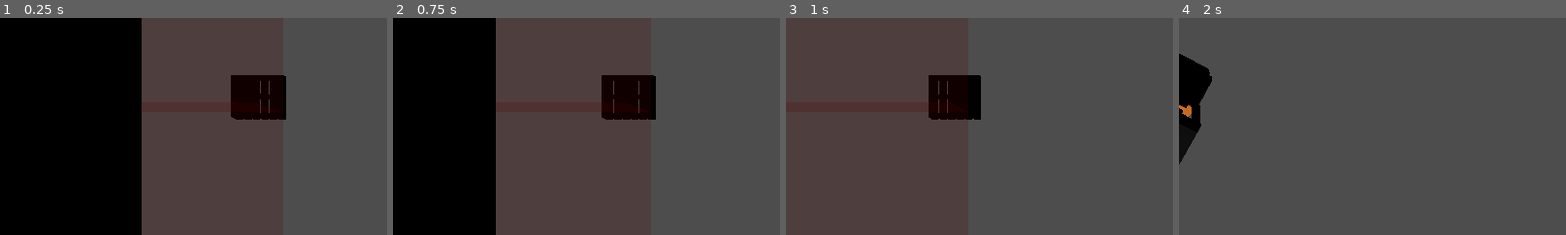
Above: before the commit, frames 1-4 (left to right).
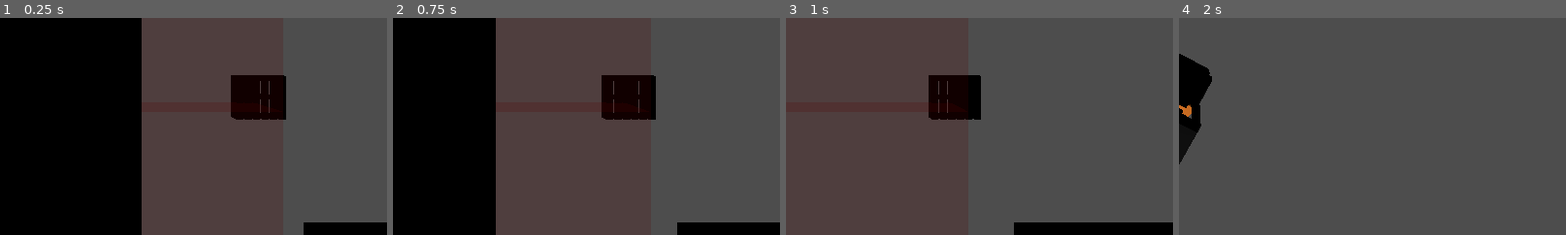
Above: after the commit, the same moments.

Repository: ThomsenK4oss/FactoryTycoon
Game: Godot game, scene res://Scenes/main.tscn
Two runs of this game, one before a commit and one after it. Both use one fixed random seed, a clock stepped at 60 frames per second and the inputs below.
Inputs (mouse positions are % of the whole screen's width and height, from its top left):
- Up to frame 1 (0.25 s): no input
- Up to frame 2 (0.75 s): tap Enter at 0.5 s; move the mouse to (72, 45) at 0.52 s; hold D (right) from 0.53 s (still down); hold Right mouse button (rotate) from 0.53 s (still down)
- Up to frame 3 (1 s): keep holding D (right); keep holding Right mouse button (rotate)
- Up to frame 4 (2 s): move the mouse to (45, 50) at 1.27 s; release D (right) at 1.28 s; release Right mouse button (rotate) at 1.28 s; hold W (up) from 1.28 s (still down); tap Mouse wheel up (zoom_in) at 1.35 s
The pictures show only the part of the screen within x 50-100%, y 50-100%; the shares and areas given below are measured in that part.

The runs differ from the first frame. In frame 1, 1.3% of the frame differs, in the area x 78-100%, y 94-100%; in frame 2, 1.5%; in frame 3, 2.4%, in the area x 58-100%, y 94-100%; in frame 4, nothing differs.

Commit message:
more models

Diff:
--- /dev/null
+++ b/Scenes/floor.tscn
@@ -0,0 +1,12 @@
+[gd_scene load_steps=4 format=3 uid="uid://df3almtlgg1v8"]
+
+[ext_resource type="PackedScene" uid="uid://dlghj02akkn8b" path="res://floor.fbx" id="1_agfsv"]
+[ext_resource type="Texture2D" uid="uid://bbnwyf0aw1t5q" path="res://Gulv.png" id="2_wjf51"]
+
+[sub_resource type="StandardMaterial3D" id="StandardMaterial3D_1fqph"]
+albedo_texture = ExtResource("2_wjf51")
+
+[node name="floor" instance=ExtResource("1_agfsv")]
+
+[node name="Gulv" parent="." index="0"]
+surface_material_override/0 = SubResource("StandardMaterial3D_1fqph")
--- a/Scenes/main.tscn
+++ b/Scenes/main.tscn
@@ -1,9 +1,10 @@
-[gd_scene load_steps=5 format=3 uid="uid://cfyosloifv1ro"]
+[gd_scene load_steps=6 format=3 uid="uid://cfyosloifv1ro"]
 
 [ext_resource type="PackedScene" uid="uid://cpkl6fch11vx7" path="res://Scenes/camera_position.tscn" id="1_bo1nx"]
 [ext_resource type="PackedScene" uid="uid://dsxp66pw4wbs1" path="res://Scenes/Map/Tiles/Tile.tscn" id="2_8gbba"]
 [ext_resource type="PackedScene" uid="uid://ecopt515ciia" path="res://Forklift.fbx" id="3_jjvhh"]
 [ext_resource type="PackedScene" uid="uid://hh3cnr03r40d" path="res://palle.fbx" id="4_kry3j"]
+[ext_resource type="PackedScene" uid="uid://d3dyemfk4vloc" path="res://wall.fbx" id="5_kry3j"]
 
 [node name="Factory" type="Node3D"]
 
@@ -39,3 +40,6 @@
 
 [node name="Ground_Tile7" parent="Tiles" instance=ExtResource("2_8gbba")]
 transform = Transform3D(1, 0, 0, 0, 1, 0, 0, 0, 1, 0, 0, 6)
+
+[node name="wall" parent="." instance=ExtResource("5_kry3j")]
+transform = Transform3D(1, 0, 0, 0, 1, 0, 0, 0, 1, 16.8484, 0, 9.16828)
Binary file added: Gulv.png
Not shown, added: Gulv.png.import
Binary file added: floor.fbx
Not shown, added: floor.fbx.import
Binary file added: wall.fbx
Not shown, added: wall.fbx.import
